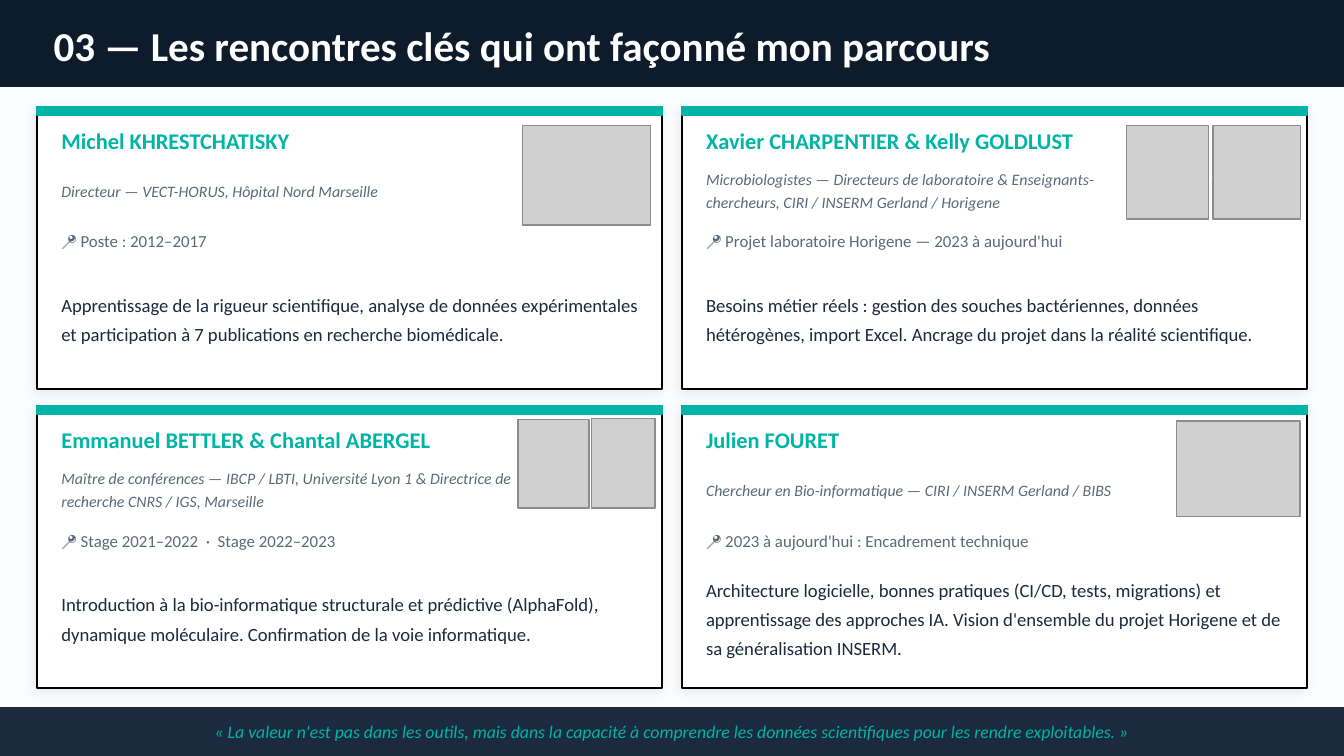
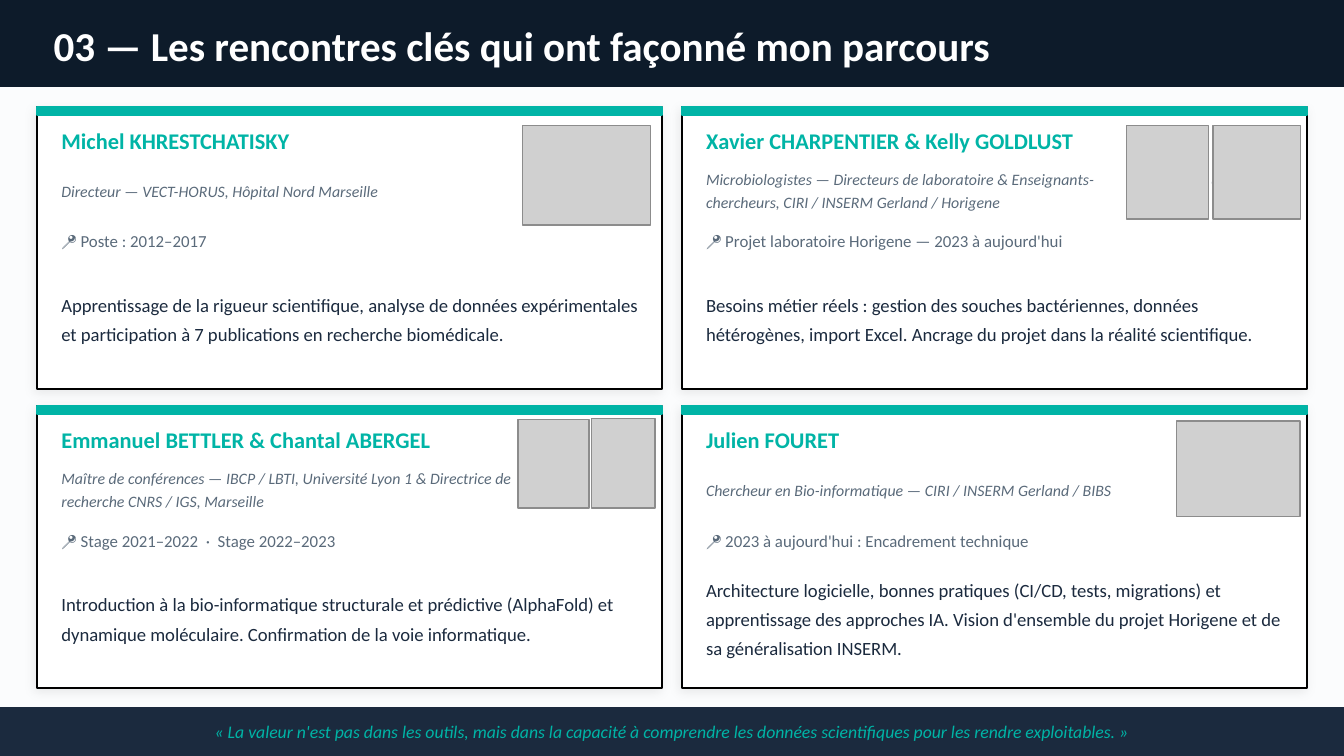
Before and after one commit to NGaudin13/professional-profile, a slide deck: slide 5 of professional_background_nicolas_gaudin.pdf.pptx. Drawn at 1344x756 pixels with LibreOffice and Linux fonts; fonts in the diff are those of the drawing; grey boxes stand for pictures. Boxes give left, top, right and bottom in pixels: in the first picture for what was removed or moved away, otherwise in the second. Text is boxed around its words. In the diff, an @@ line names an element or a change of style, - is before the commit and + after.

```diff
--- a/professional_background_nicolas_gaudin.pdf.pptx
+++ b/professional_background_nicolas_gaudin.pdf.pptx
@@ text at [61,597,613,644]: text changed @@
-Introduction à la bio-informatique structurale et prédictive (AlphaFold), dynamique moléculaire. Confirmation de la voie informatique.
+Introduction à la bio-informatique structurale et prédictive (AlphaFold) et dynamique moléculaire. Confirmation de la voie informatique.
```
Also in this commit, not shown: 4 other slides changed, 2 slides added, 1 slide removed.
